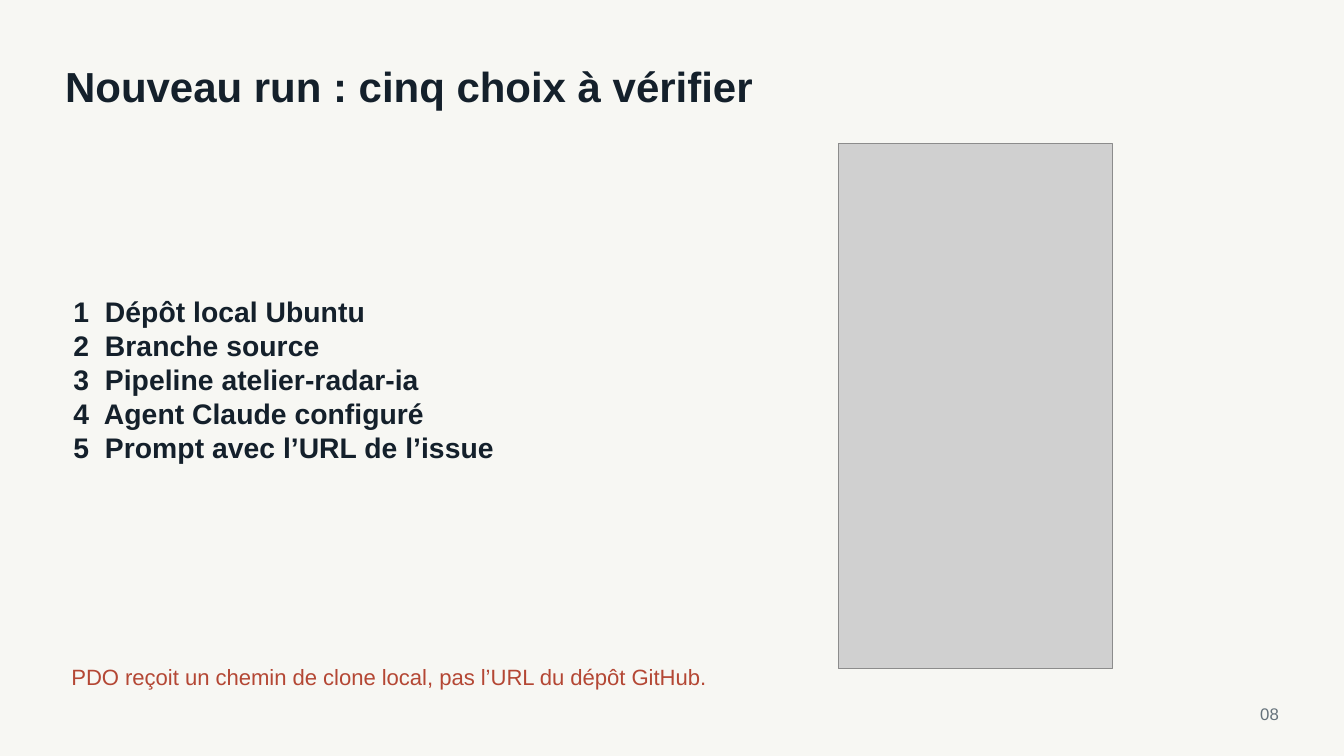
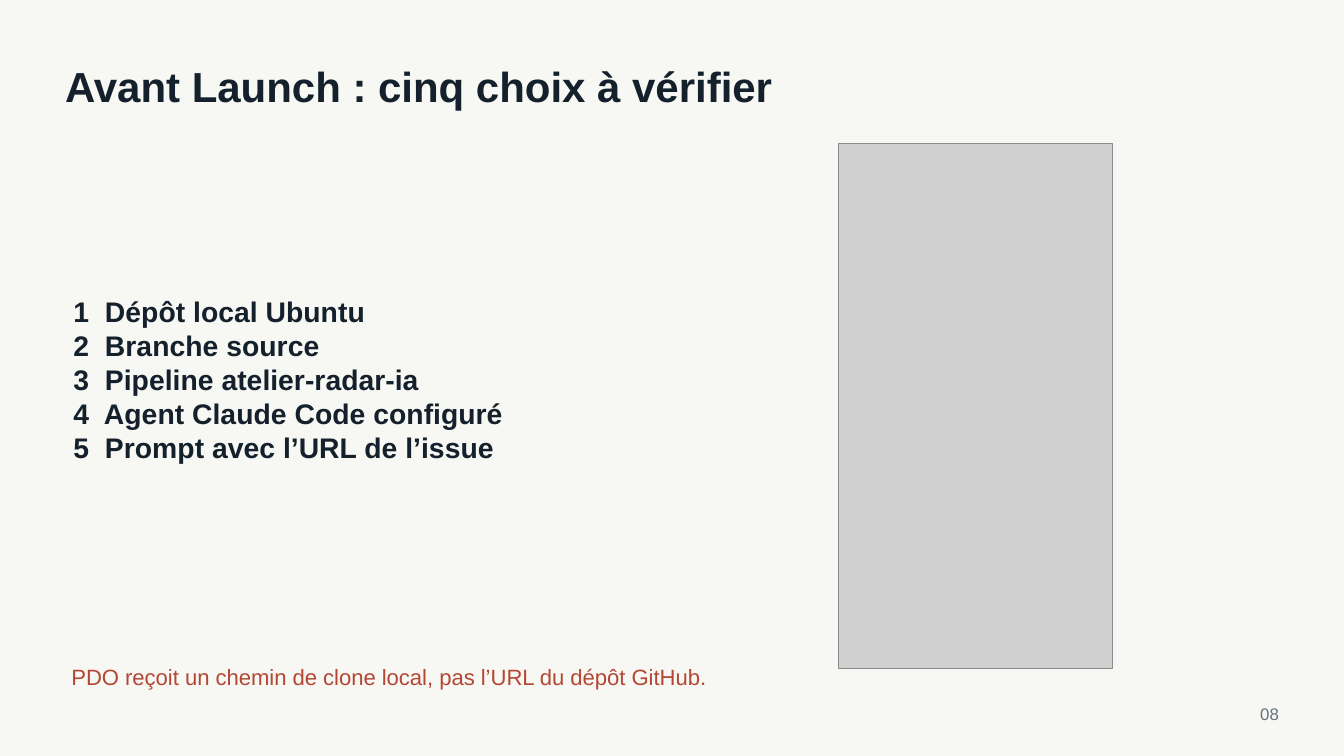
Before and after one commit to Mohamedballouch/radar-ia-casablanca-demo, a slide deck: slide 8 of workshop/slides/atelier-pdsf-pdo-casablanca.pptx. Drawn at 1344x756 pixels with LibreOffice and Linux fonts; fonts in the diff are those of the drawing; grey boxes stand for pictures. Boxes give left, top, right and bottom in pixels: in the first picture for what was removed or moved away, otherwise in the second. Text is boxed around its words. In the diff, an @@ line names an element or a change of style, - is before the commit and + after.

```diff
--- a/workshop/slides/atelier-pdsf-pdo-casablanca.pptx
+++ b/workshop/slides/atelier-pdsf-pdo-casablanca.pptx
@@ text at box(65, 71, 772, 111): text changed @@
-Nouveau run : cinq choix à vérifier
+Avant Launch : cinq choix à vérifier
@@ text at box(73, 403, 502, 430): text changed @@
-4 Agent Claude configuré
+4 Agent Claude Code configuré
```
Also in this commit, not shown: 10 other slides changed, 1 slide added, 1 slide removed, 2 other files.
